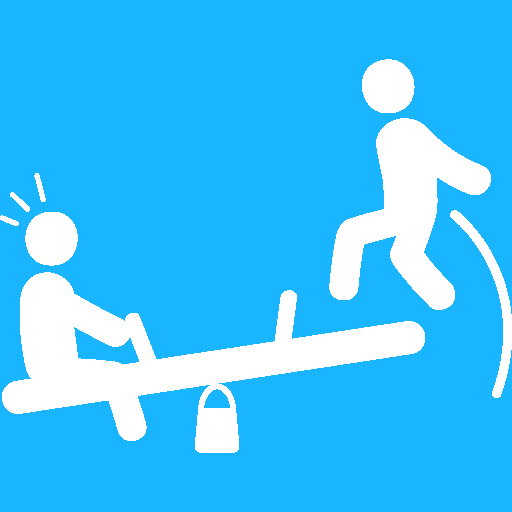
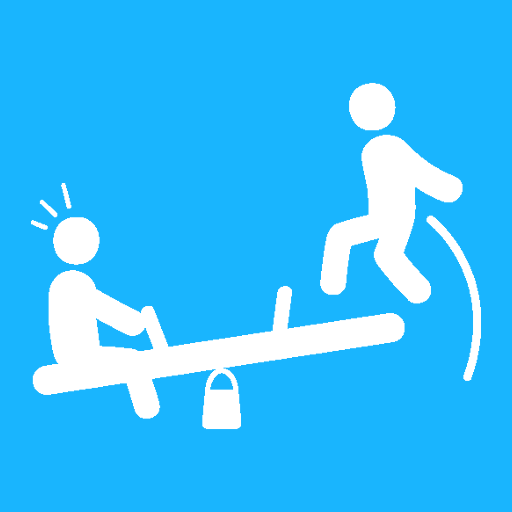
Layers edited between the first and the second w=512, h=512 image:
painted on "childs.svg" over [0, 59, 512, 453]
